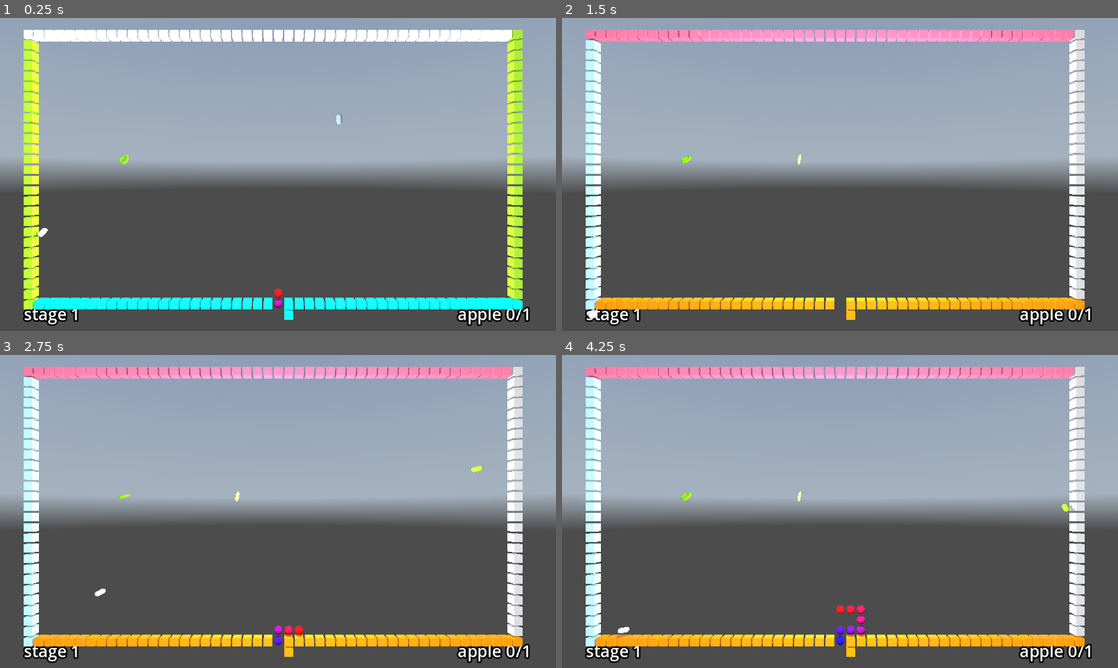
Above: before the commit, frames 1-4 (two rows, left to right).
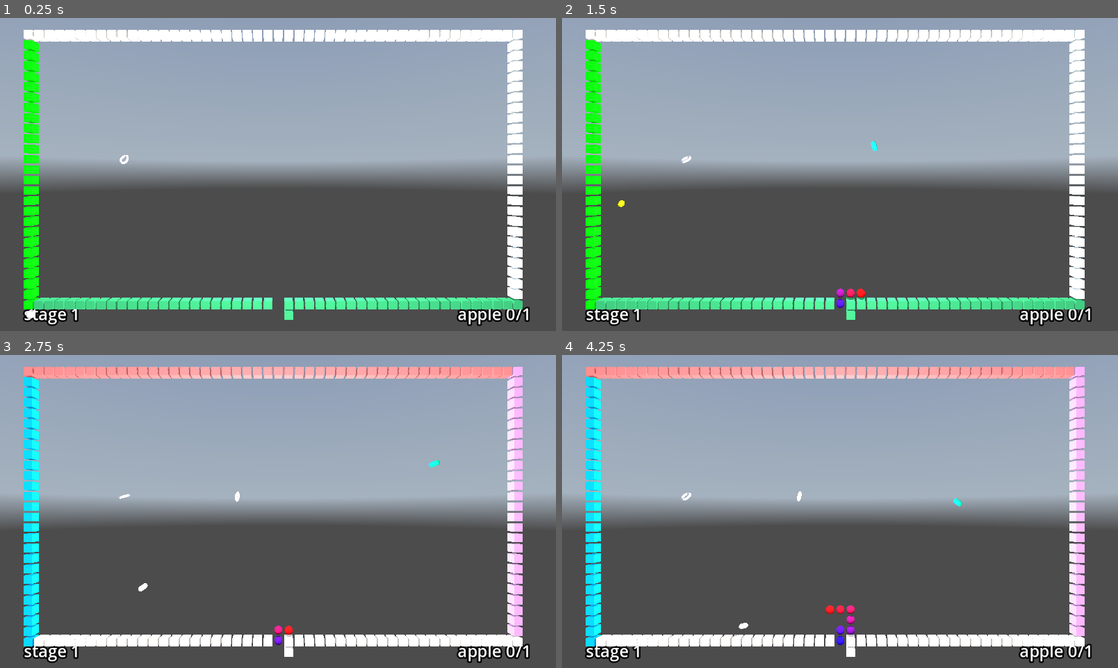
Above: after the commit, the same moments.

Repository: kasworld/gd4snakebyte3d
Game: Godot game, scene res://main.tscn
Two runs of this game, one before a commit and one after it. Both use one fixed random seed, a clock stepped at 60 frames per second and the inputs below. A sky picture missing from this copy of the repository is replaced by a grey-blue gradient.
Inputs (mouse positions are in pixels of both pictures, inside the frame that each line leads up to):
- Up to frame 1 (0.25 s): no input
- Up to frame 2 (1.5 s): tap Enter at 0.5 s; move the mouse to (962, 158) at 0.52 s; hold Right 0.53-1.28 s; click (962, 158) at 0.67 s; move the mouse to (728, 190) at 1.27 s; hold Down from 1.28 s (still down)
- Up to frame 3 (2.75 s): move the mouse to (333, 442) at 2.02 s; release Down at 2.03 s; hold Right from 2.03 s (still down)
- Up to frame 4 (4.25 s): move the mouse to (812, 574) at 2.77 s; release Right at 2.78 s; hold Up 2.78-3.53 s; click (812, 574) at 2.92 s; move the mouse to (1006, 558) at 3.52 s; hold Left from 3.53 s (still down)

The runs differ from the first frame. In frame 1, 7.6% of the frame differs, in the area x 4-94%, y 3-97%; in frame 2, 9.8%; in frame 3, 8.6%; in frame 4, 8.8%.

Commit message:
handle stage clear

Diff:
--- a/main.gd
+++ b/main.gd
@@ -1,4 +1,6 @@
 extends Node3D
+
+var stage_scene = preload("res://stage.tscn")
 
 func _ready() -> void:
 	#var vp_size = get_viewport().get_visible_rect().size
@@ -7,11 +9,22 @@
 	$Camera3D.position = Vector3(centerx, centery, Settings.FieldHeight)
 	$Camera3D.look_at(Vector3(centerx, centery, 0))
 	$OmniLight3D.position = Vector3(centerx, centery, Settings.FieldHeight/4)
-	$Stage.init(1, Settings.StageWalls[0])
-	$Stage.connect("stage_cleared", stage_cleared)
+	start_stage()
+
+var stage_number :int
+var stage :Stage
+
+func start_stage() -> void:
+	if stage != null :
+		stage.queue_free()
+	stage = stage_scene.instantiate().init(stage_number+1, Settings.StageWalls[stage_number % Settings.StageWalls.size()])
+	add_child(stage)
+	stage.connect("stage_cleared", stage_cleared)
+	stage_number +=1
 
 func stage_cleared() -> void:
-	print_debug("stage cleared")
+	print_debug("stage cleared %s" [stage_number])
+	start_stage()
 
 var key2fn = {
 	KEY_ESCAPE:_on_button_esc_pressed,
--- a/main.tscn
+++ b/main.tscn
@@ -1,8 +1,7 @@
-[gd_scene load_steps=7 format=3 uid="uid://dxajpsuwoh6nw"]
+[gd_scene load_steps=6 format=3 uid="uid://dxajpsuwoh6nw"]
 
 [ext_resource type="Script" uid="uid://d2pgmslp2ico3" path="res://main.gd" id="1_ig7tw"]
 [ext_resource type="Texture2D" uid="uid://pqs6lcrw438x" path="res://image/skymap.hdr" id="2_0xm2m"]
-[ext_resource type="PackedScene" uid="uid://dcp4trrnspr0q" path="res://stage.tscn" id="3_h2yge"]
 
 [sub_resource type="PanoramaSkyMaterial" id="PanoramaSkyMaterial_h2yge"]
 panorama = ExtResource("2_0xm2m")
@@ -31,5 +30,3 @@
 
 [node name="WorldEnvironment" type="WorldEnvironment" parent="."]
 environment = SubResource("Environment_lquwl")
-
-[node name="Stage" parent="." instance=ExtResource("3_h2yge")]
--- a/snake.gd
+++ b/snake.gd
@@ -11,6 +11,9 @@
 var move_dir :Dir8Lib.Dir
 var dest_body_len :int
 var is_alive : bool
+
+func _to_string() -> String:
+	return "Snake alive:%s movedir:%s %s" % [is_alive,move_dir,pos2d_list]
 
 func init(f :PlacedThings) -> Snake:
 	field = f
--- a/stage.gd
+++ b/stage.gd
@@ -21,6 +21,9 @@
 var apple_end_count :int
 var wall_script :Array
 var snake :Snake
+
+func _to_string() -> String:
+	return "Stage%d" % [number]
 
 func init(n :int, w_script :Array) -> Stage:
 	number = n
